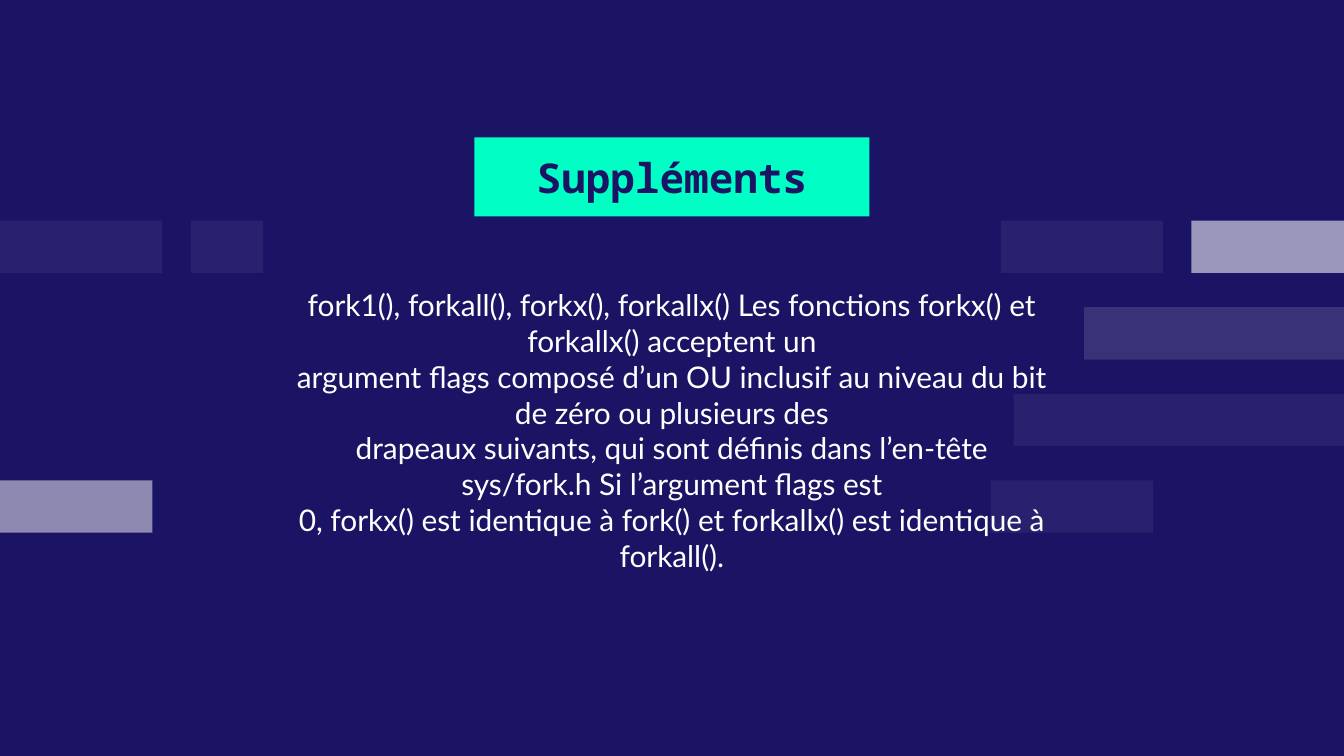
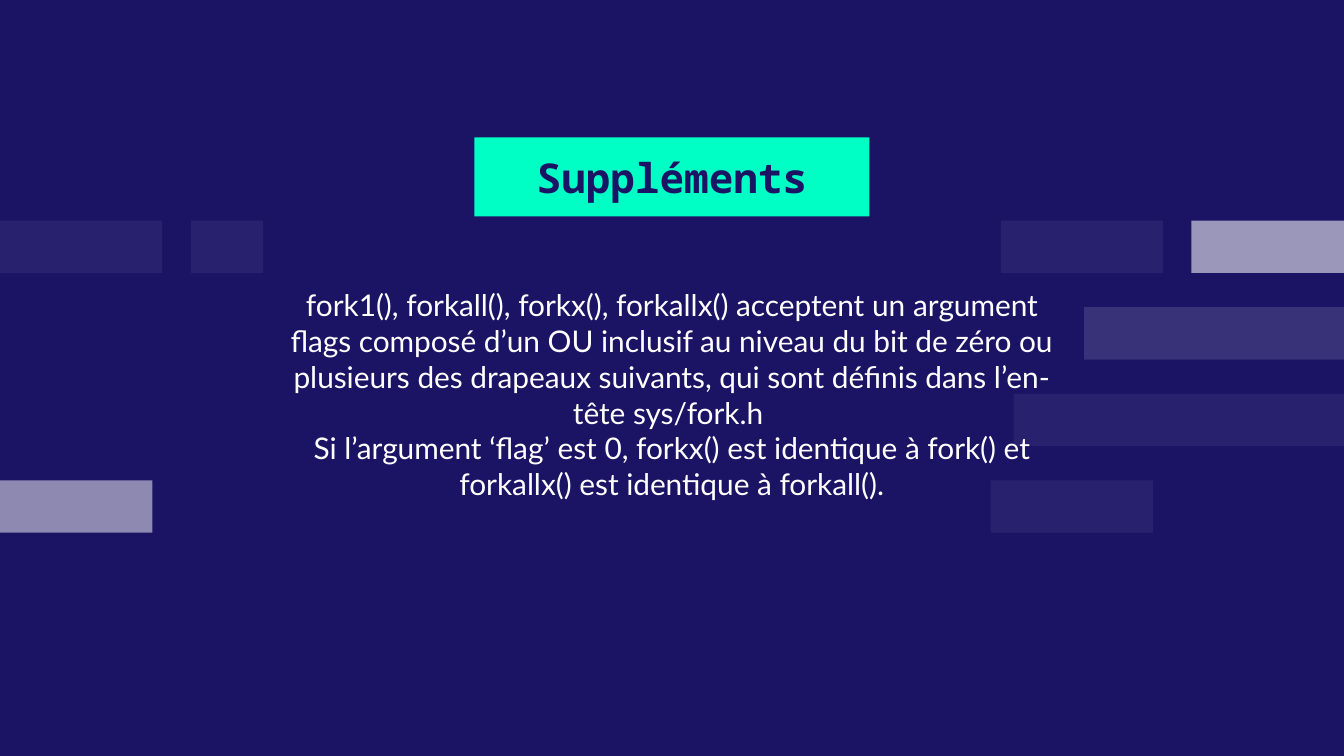
Before and after one commit to leomols97/sysg6_2022, a slide deck: slide 10 of Juin/MOLS_FORK_VFORK_CLONE.pptx (slide 9 before the commit). Drawn at 1344x756 pixels with LibreOffice and Linux fonts; fonts in the diff are those of the drawing. Boxes give left, top, right and bottom in pixels: in the first picture for what was removed or moved away, otherwise in the second. Text is boxed around its words. In the diff, an @@ line names an element or a change of style, - is before the commit and + after.

Commit message:
Now working on 1000 fork

```diff
--- a/Juin/MOLS_FORK_VFORK_CLONE.pptx
+++ b/Juin/MOLS_FORK_VFORK_CLONE.pptx
@@ subtitle at bbox=[291, 293, 1052, 500]: text changed @@
-fork1(), forkall(), forkx(), forkallx() Les fonctions forkx() et forkallx() acceptent un
-argument flags composé d’un OU inclusif au niveau du bit de zéro ou plusieurs des
-drapeaux suivants, qui sont définis dans l’en-tête sys/fork.h Si l’argument flags est
-0, forkx() est identique à fork() et forkallx() est identique à forkall().
+fork1(), forkall(), forkx(), forkallx() acceptent un argument flags composé d’un OU inclusif au niveau du bit de zéro ou plusieurs des drapeaux suivants, qui sont définis dans l’en-tête sys/fork.h
+Si l’argument ‘flag’ est 0, forkx() est identique à fork() et forkallx() est identique à forkall().
```
Also in this commit, not shown: 3 other slides changed, 1 slide added, 10 other files.
